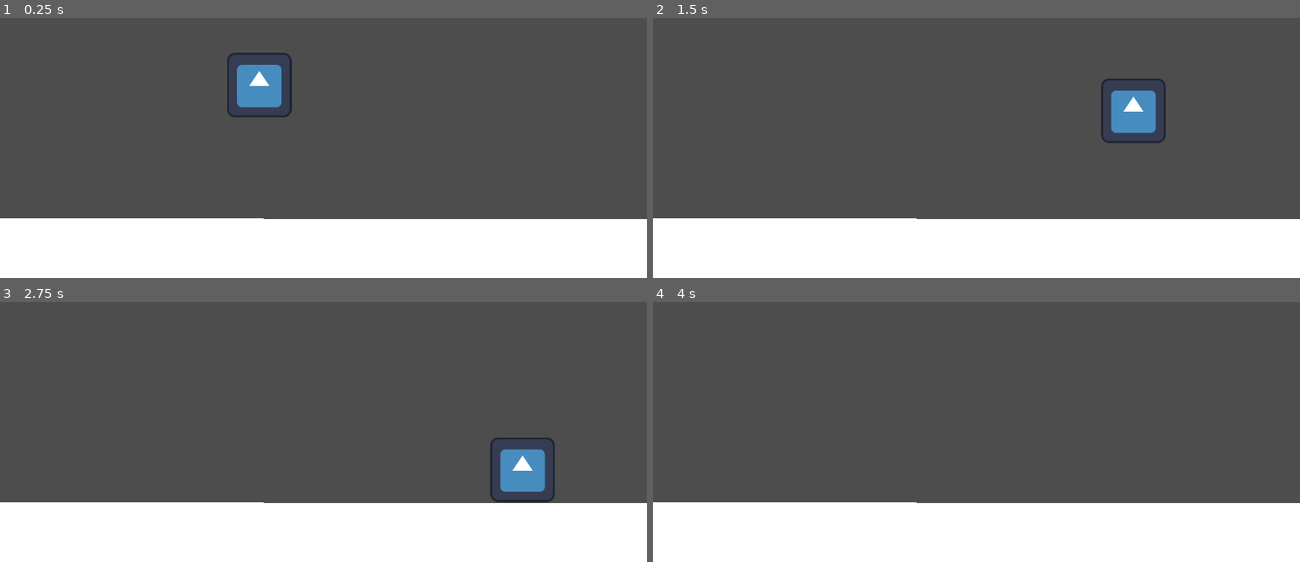
Above: before the commit, frames 1-4 (two rows, left to right).
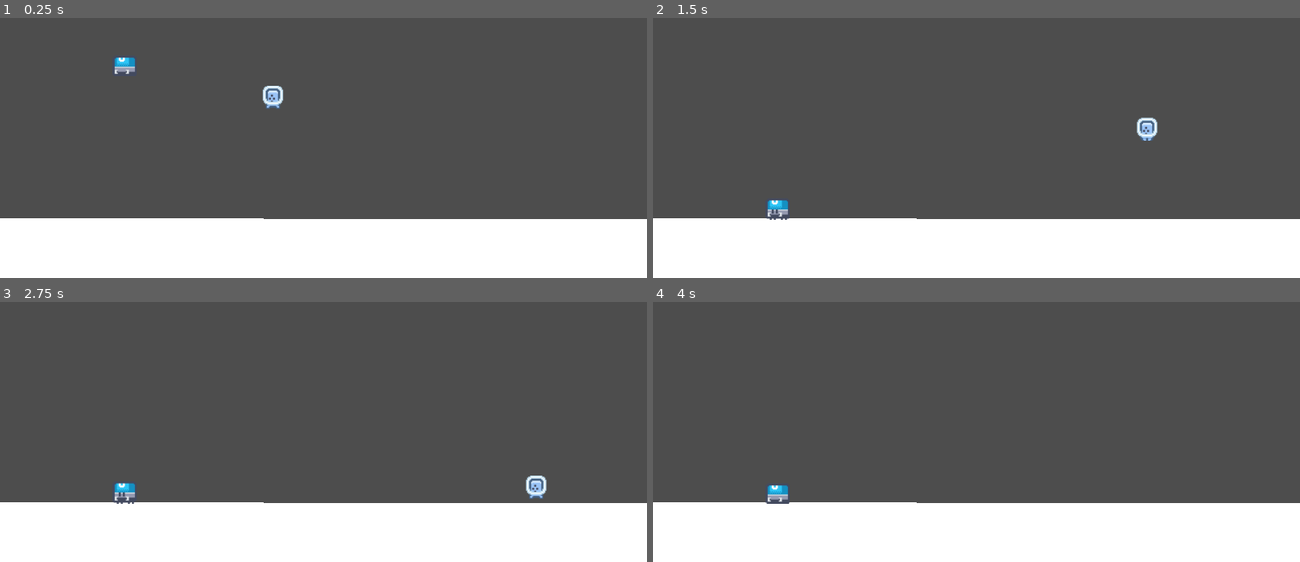
Above: after the commit, the same moments.

Repository: Ranpu123/JumpQuest
Game: Godot game, scene res://debug_platform.tscn
The game is run twice, just before and just after one commit, with the same random seed, the same clock (stepped at 60 frames per second) and the same inputs. The engine's default icon, where the game draws it, is replaced by a stand-in: a white triangle on a blue panel in a dark square.
Inputs (mouse positions are in pixels of both pictures, inside the frame that each line leads up to):
- Up to frame 1 (0.25 s): no input
- Up to frame 2 (1.5 s): move the mouse to (1118, 77) at 0.52 s; hold Right (move_right) from 0.53 s (still down); click (1118, 77) at 0.67 s; tap Up (move_jump) at 0.77 s; move the mouse to (847, 114) at 1.27 s
- Up to frame 3 (2.75 s): tap Up (move_jump) at 1.52 s; move the mouse to (outside the picture) at 2.02 s; release Right (move_right) at 2.03 s; hold Left (move_left) from 2.03 s (still down)
- Up to frame 4 (4 s): move the mouse to (944, 452) at 2.77 s; release Left (move_left) at 2.78 s; hold Right (move_right) from 2.78 s (still down); click (944, 452) at 2.92 s; tap Up (move_jump) at 3.02, 3.77 s; move the mouse to (1170, 434) at 3.52 s

The runs differ from the first frame. In frame 1, 1.6% of the frame differs, in the area x 17-46%, y 13-39%; in frame 2, 1.8%, in the area x 17-80%, y 23-78%; in frame 3, 1.7%; in frame 4, 0.2%.

Commit message:
Character and Mob Move Animation
new assets to characters and mob movement.

Diff:
--- /dev/null
+++ b/Mob.gd
@@ -0,0 +1,11 @@
+extends RigidBody2D
+
+
+# Called when the node enters the scene tree for the first time.
+func _ready():
+	$AnimatedSprite2D.play()
+
+
+# Called every frame. 'delta' is the elapsed time since the previous frame.
+func _process(delta):
+	pass
--- a/Player.gd
+++ b/Player.gd
@@ -1,5 +1,6 @@
 extends CharacterBody2D
 
+signal hit
 
 const MAX_SPEED = 500.0
 const ACCELERATION = 50.0
@@ -41,8 +42,21 @@
 
 func handle_movement():
 	var direction = Input.get_axis("move_left", "move_right")
+	$AnimatedSprite2D.animation = "walk"
 
 	if direction:
 		velocity.x = move_toward(velocity.x, direction * MAX_SPEED, ACCELERATION)
 	else:
 		velocity.x = move_toward(velocity.x, 0, FRICTION)
+
+	if velocity.length() > 0:
+		$AnimatedSprite2D.play()
+	else:
+		$AnimatedSprite2D.stop()
+
+#collision -> player death
+func _on_input_event(viewport, event, shape_idx):
+	hide() # Player disappears after being hit.
+	hit.emit()
+	# Must be deferred as we can't change physics properties on a physics callback.
+	$CollisionShape2D.set_deferred("disabled", true)
--- a/Player.tscn
+++ b/Player.tscn
@@ -1,16 +1,36 @@
-[gd_scene load_steps=4 format=3 uid="uid://dmg2r7xxap0fw"]
+[gd_scene load_steps=6 format=3 uid="uid://dmg2r7xxap0fw"]
 
-[ext_resource type="Texture2D" uid="uid://bwtkh7ch2rf4x" path="res://icon.svg" id="1_6jk8i"]
 [ext_resource type="Script" path="res://Player.gd" id="1_20qo5"]
+[ext_resource type="Texture2D" uid="uid://di018nrdokgbo" path="res://Assets/Character/Grey (0).png" id="2_6i1k8"]
+[ext_resource type="Texture2D" uid="uid://c112d1xxhq113" path="res://Assets/Character/Grey (1).png" id="3_jm54t"]
 
-[sub_resource type="RectangleShape2D" id="RectangleShape2D_m0dqe"]
-size = Vector2(128, 128)
+[sub_resource type="CapsuleShape2D" id="CapsuleShape2D_t0jj5"]
+height = 28.0
+
+[sub_resource type="SpriteFrames" id="SpriteFrames_fy5dn"]
+animations = [{
+"frames": [{
+"duration": 1.0,
+"texture": ExtResource("3_jm54t")
+}, {
+"duration": 1.0,
+"texture": ExtResource("2_6i1k8")
+}],
+"loop": true,
+"name": &"walk",
+"speed": 7.0
+}]
 
 [node name="CharacterBody2D" type="CharacterBody2D"]
 script = ExtResource("1_20qo5")
 
-[node name="Sprite2D" type="Sprite2D" parent="."]
-texture = ExtResource("1_6jk8i")
+[node name="CollisionShape2D" type="CollisionShape2D" parent="."]
+scale = Vector2(2, 2)
+shape = SubResource("CapsuleShape2D_t0jj5")
 
-[node name="CollisionShape2D" type="CollisionShape2D" parent="."]
-shape = SubResource("RectangleShape2D_m0dqe")
+[node name="AnimatedSprite2D" type="AnimatedSprite2D" parent="."]
+scale = Vector2(2, 2)
+sprite_frames = SubResource("SpriteFrames_fy5dn")
+animation = &"walk"
+
+[connection signal="input_event" from="." to="." method="_on_input_event"]
--- a/debug_platform.tscn
+++ b/debug_platform.tscn
@@ -1,9 +1,33 @@
-[gd_scene load_steps=3 format=3 uid="uid://b4uomyne6nlwl"]
+[gd_scene load_steps=9 format=3 uid="uid://b4uomyne6nlwl"]
 
 [ext_resource type="PackedScene" uid="uid://dmg2r7xxap0fw" path="res://Player.tscn" id="1_8t7or"]
+[ext_resource type="Script" path="res://Mob.gd" id="2_3oejl"]
+[ext_resource type="Texture2D" uid="uid://djiya2u0ehjpv" path="res://Assets/Mob/Walking (0).png" id="2_f143p"]
+[ext_resource type="Texture2D" uid="uid://ugv7p0smipyh" path="res://Assets/Mob/Walking (1).png" id="3_ju4tt"]
+[ext_resource type="Texture2D" uid="uid://c12jnwb0yco1" path="res://Assets/Mob/Walking (2).png" id="4_akcb8"]
 
 [sub_resource type="RectangleShape2D" id="RectangleShape2D_8woj7"]
 size = Vector2(1287, 88)
+
+[sub_resource type="SpriteFrames" id="SpriteFrames_2u34u"]
+animations = [{
+"frames": [{
+"duration": 1.0,
+"texture": ExtResource("2_f143p")
+}, {
+"duration": 1.0,
+"texture": ExtResource("3_ju4tt")
+}, {
+"duration": 1.0,
+"texture": ExtResource("4_akcb8")
+}],
+"loop": true,
+"name": &"walk",
+"speed": 3.0
+}]
+
+[sub_resource type="RectangleShape2D" id="RectangleShape2D_8q7ec"]
+size = Vector2(41, 34)
 
 [node name="Debug Platform" type="Node2D"]
 
@@ -17,4 +41,18 @@
 polygon = PackedVector2Array(1, 602, 1301, 603, 1294, 769, -134, 762)
 
 [node name="CharacterBody2D" parent="." instance=ExtResource("1_8t7or")]
-position = Vector2(513, 305)
+position = Vector2(540, 330)
+
+[node name="Mob" type="RigidBody2D" parent="."]
+position = Vector2(247, 267)
+script = ExtResource("2_3oejl")
+metadata/_edit_group_ = true
+
+[node name="AnimatedSprite2D" type="AnimatedSprite2D" parent="Mob"]
+scale = Vector2(2, 2)
+sprite_frames = SubResource("SpriteFrames_2u34u")
+animation = &"walk"
+
+[node name="CollisionShape2D" type="CollisionShape2D" parent="Mob"]
+position = Vector2(-0.5, 4)
+shape = SubResource("RectangleShape2D_8q7ec")
